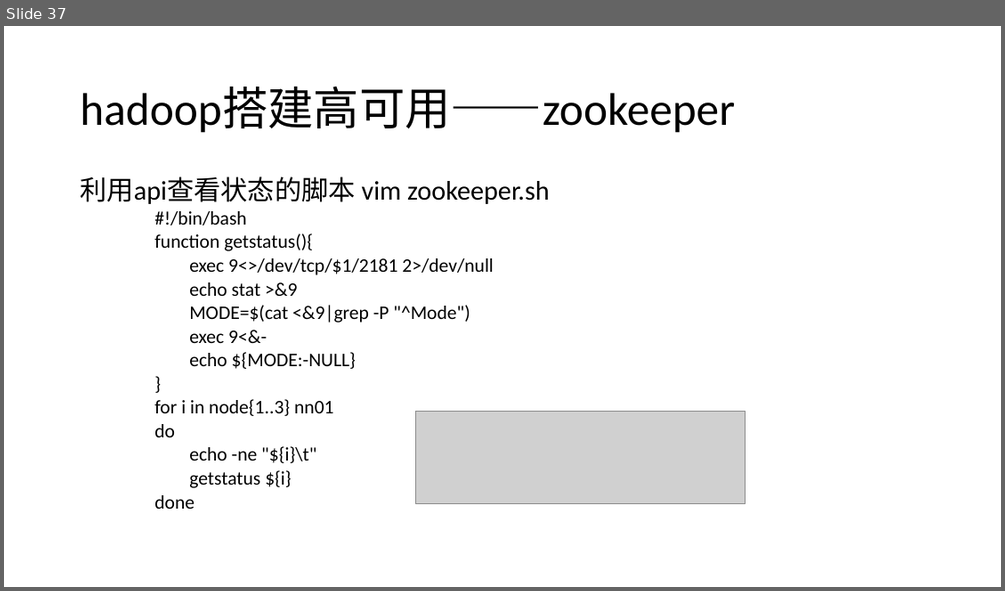
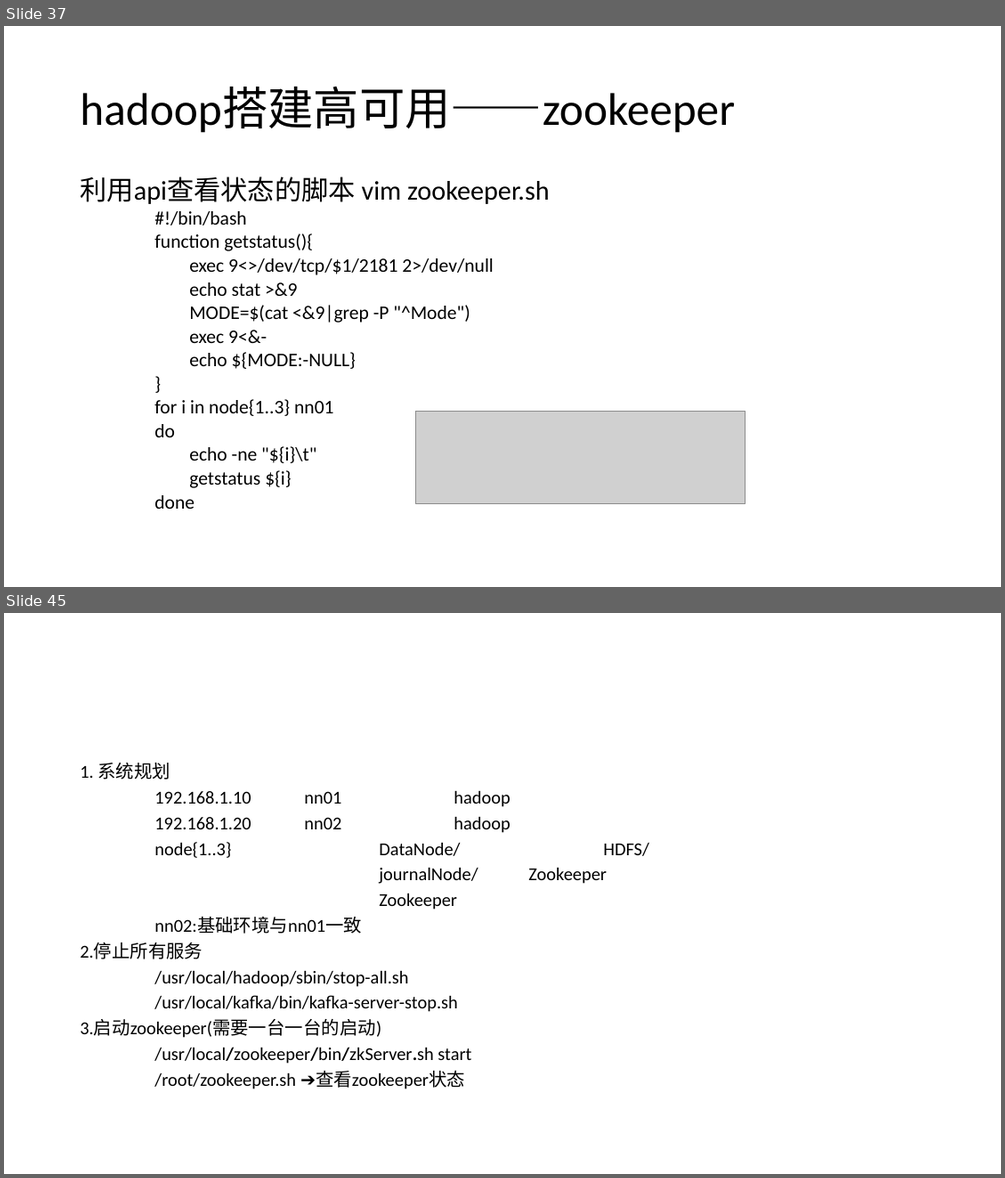
Before and after one commit to MX-Steve/nsd01, a slide deck: bixiejianpu/hadoop/bigData.pptx. Shown one above the other, each under a label of ours: slide 37 before the commit, slides 37 and 45 after it; the slides between them are not shown. The pictures are 1005x591 and 1005x1178 pixels, drawn with LibreOffice and Linux fonts; fonts in the diff are those of the drawing; grey boxes stand for pictures. Boxes give left, top, right and bottom in pixels: in the first picture for what was removed or moved away, otherwise in the second. Text is boxed around its words. In the diff, an @@ line names an element or a change of style, - is before the commit and + after.

Commit message:
hadoop_all

```diff
--- a/bixiejianpu/hadoop/bigData.pptx
+++ b/bixiejianpu/hadoop/bigData.pptx
@@ slide 45 added at <box>4,613,1001,1174</box>, background #FFFFFF @@
@@ text added at <box>80,763,477,1089</box>, 17.5 pt, text #000000 @@
+1. 系统规划
+192.168.1.10 nn01 hadoop
+192.168.1.20 nn02 hadoop
+node{1..3} DataNode/ HDFS/
+journalNode/ Zookeeper
+Zookeeper
+nn02:基础环境与nn01一致
+2.停止所有服务
+/usr/local/hadoop/sbin/stop-all.sh
+/usr/local/kafka/bin/kafka-server-stop.sh
+3.启动zookeeper(需要一台一台的启动)
+/usr/local/zookeeper/bin/zkServer.sh start
+/root/zookeeper.sh ➔查看zookeeper状态
```
Also in this commit, not shown: 1 slide changed, 14 other slides added, 6 other files.
